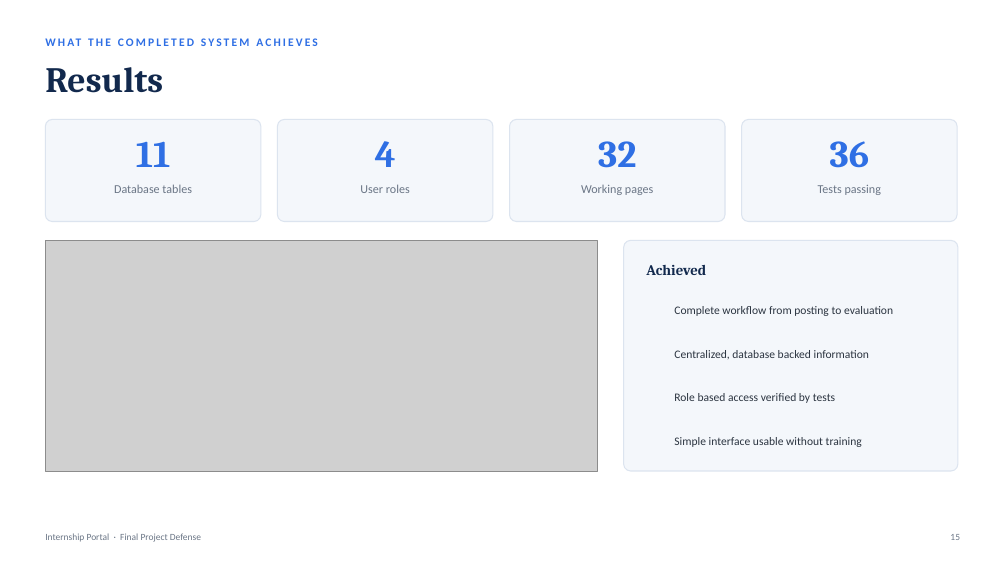
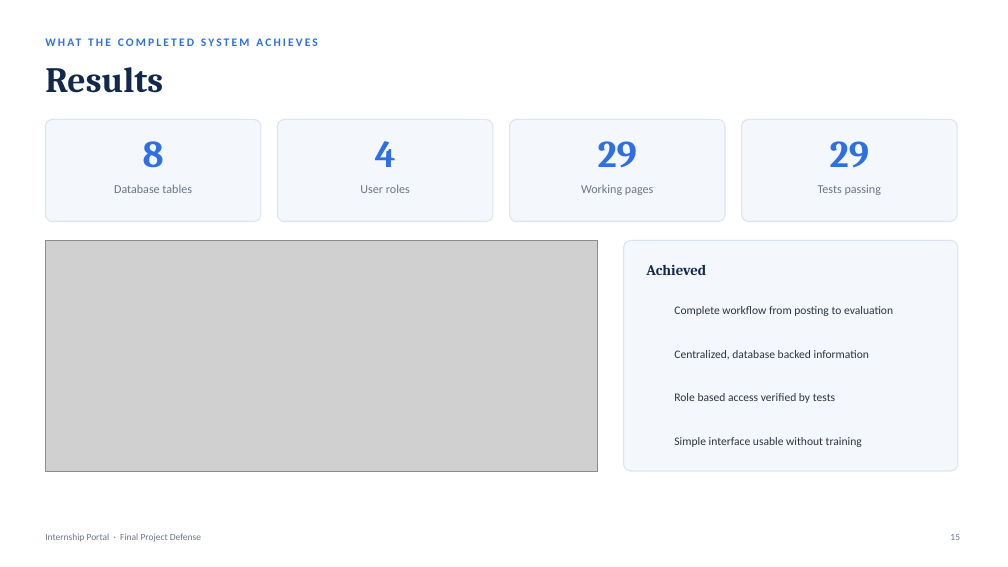
Before and after one commit to RamSinghKarki/Internship_Portal, a slide deck: slide 15 of docs/Final_Defense_Presentation.pptx. Drawn at 1008x567 pixels with LibreOffice and Linux fonts; fonts in the diff are those of the drawing; grey boxes stand for pictures; background and template pictures are left out. Boxes give left, top, right and bottom in pixels: in the first picture for what was removed or moved away, otherwise in the second. Text is boxed around its words. In the diff, an @@ line names an element or a change of style, - is before the commit and + after.

```diff
--- a/docs/Final_Defense_Presentation.pptx
+++ b/docs/Final_Defense_Presentation.pptx
@@ text at bbox=[143, 141, 164, 168]: text changed @@
-11
+8
@@ text at bbox=[598, 141, 637, 168]: text changed @@
-32
+29
@@ text at bbox=[830, 141, 869, 167]: text changed @@
-36
+29
```
Also in this commit, not shown: 8 other slides changed, 43 other files.
